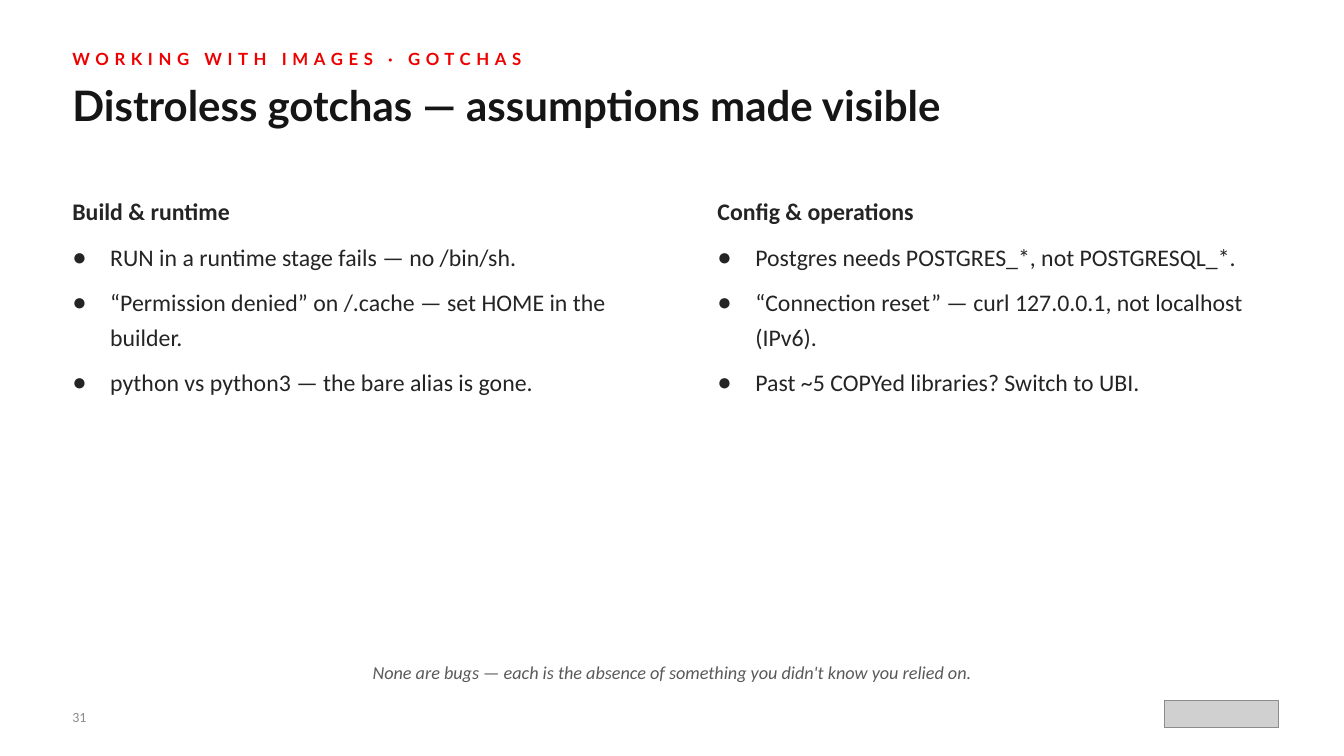
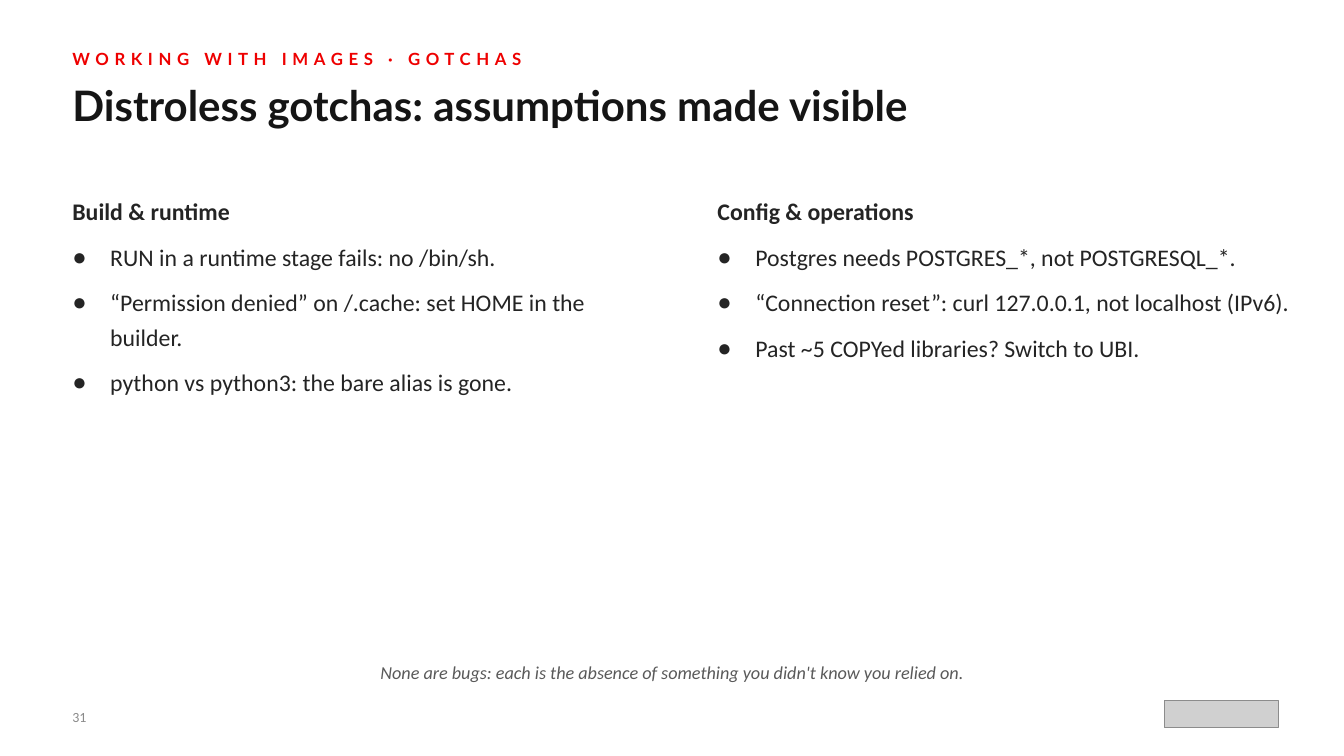
Before and after one commit to patterncatalyst/hummingbird-tutorial, a slide deck: slide 31 of presentations/hummingbird-overview.pptx. Drawn at 1344x756 pixels with LibreOffice and Linux fonts; fonts in the diff are those of the drawing; grey boxes stand for pictures. Boxes give left, top, right and bottom in pixels: in the first picture for what was removed or moved away, otherwise in the second. Text is boxed around its words. In the diff, an @@ line names an element or a change of style, - is before the commit and + after.

```diff
--- a/presentations/hummingbird-overview.pptx
+++ b/presentations/hummingbird-overview.pptx
@@ text at (72,89,907,129): text changed @@
-Distroless gotchas — assumptions made visible
+Distroless gotchas: assumptions made visible
@@ text at (110,249,584,395): text changed @@
-● RUN in a runtime stage fails — no /bin/sh.
-● “Permission denied” on /.cache — set HOME in the builder.
-● python vs python3 — the bare alias is gone.
+● RUN in a runtime stage fails: no /bin/sh.
+● “Permission denied” on /.cache: set HOME in the builder.
+● python vs python3: the bare alias is gone.
@@ text at (755,293,1289,314): text changed @@
-● “Connection reset” — curl 127.0.0.1, not localhost (IPv6).
+● “Connection reset”: curl 127.0.0.1, not localhost (IPv6).
@@ text at (380,666,963,682): text changed @@
-None are bugs — each is the absence of something you didn't know you relied on.
+None are bugs: each is the absence of something you didn't know you relied on.
```
Also in this commit, not shown: 32 other slides changed, 4 other files.
